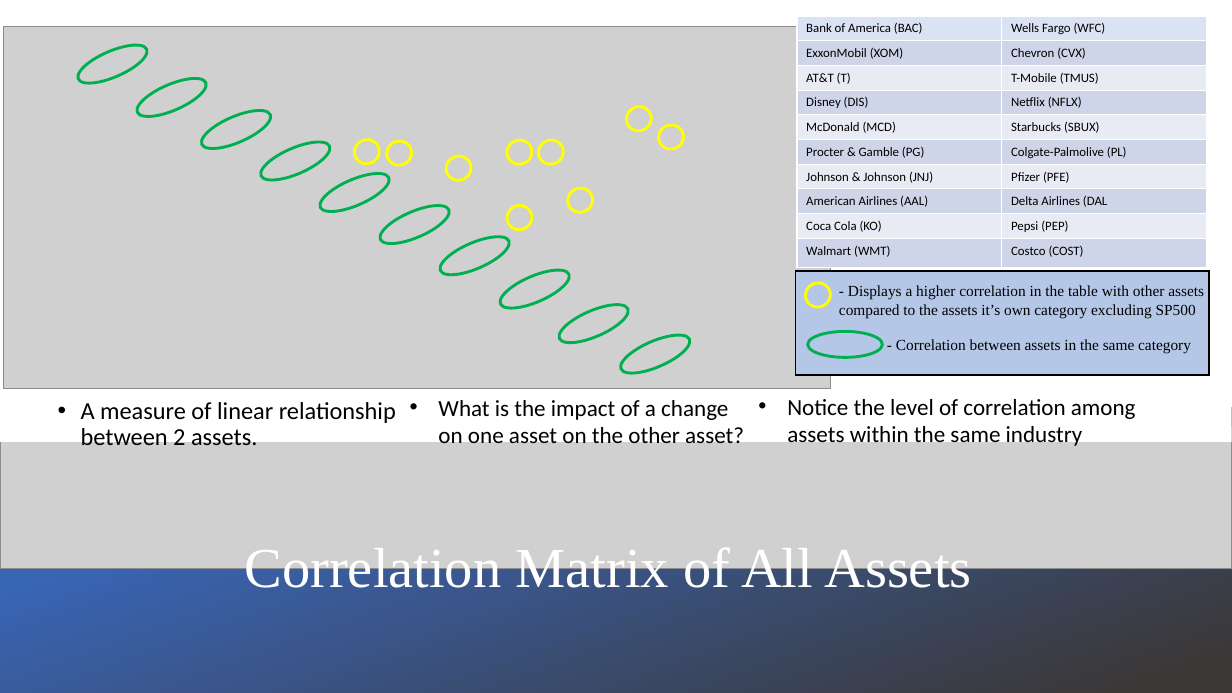
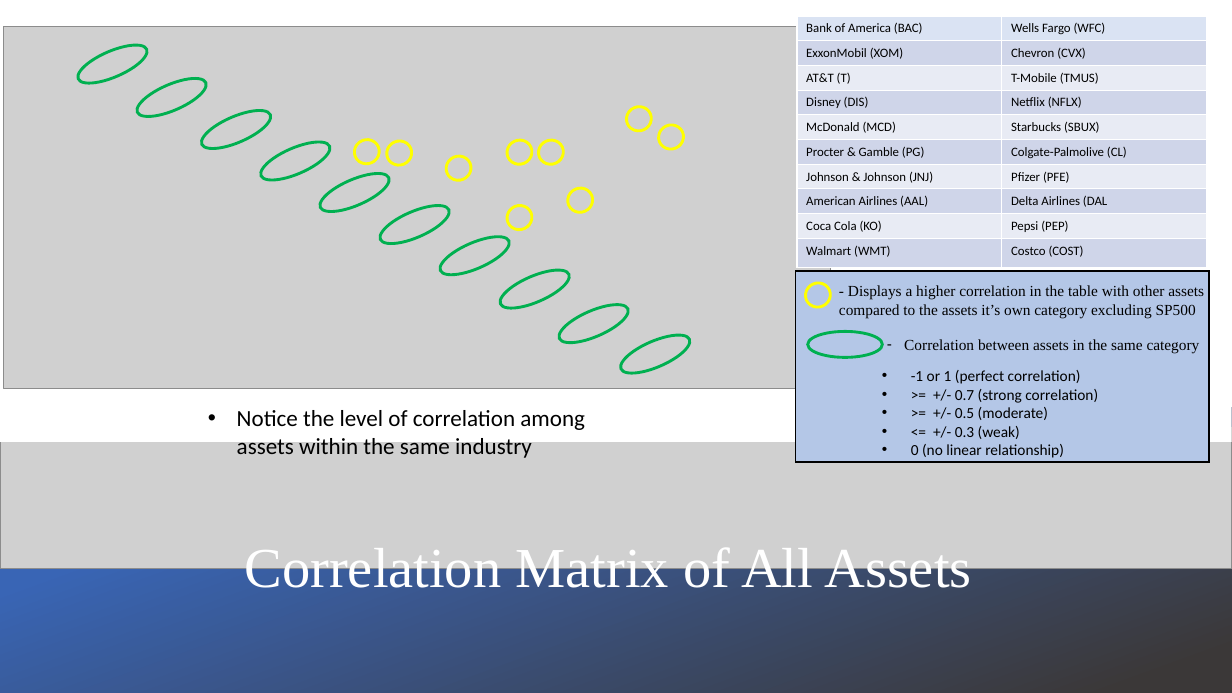
Before and after one commit to claybeaver/Group9_Project1, a slide deck: slide 10 of Final_Presentation.pptx. Drawn at 1232x693 pixels with LibreOffice and Linux fonts; fonts in the diff are those of the drawing; grey boxes stand for pictures. Boxes give left, top, right and bottom in pixels: in the first picture for what was removed or moved away, otherwise in the second. Text is boxed around its words. In the diff, an @@ line names an element or a change of style, - is before the commit and + after.

```diff
--- a/Final_Presentation.pptx
+++ b/Final_Presentation.pptx
@@ table at (798, 16, 1208, 267) @@
-row 6, column 2: Colgate-Palmolive (PL)
+row 6, column 2: Colgate-Palmolive (CL)
@@ rectangle: place and size @@
-rectangle at (796, 271, 1210, 374)
+rectangle at (796, 271, 1210, 462)
@@ text at (904, 339, 1200, 354): text changed @@
-- Correlation between assets in the same category
+– Correlation between assets in the same category
@@ text added at (911, 370, 1098, 458), 12 pt, text #000000 @@
+• -1 or 1 (perfect correlation)
+• >= +/- 0.7 (strong correlation)
+• >= +/- 0.5 (moderate)
+• <= +/- 0.3 (weak)
+• 0 (no linear relationship)
@@ text removed at (81, 402, 396, 445) @@
-• A measure of linear relationship between 2 assets.
@@ text "Notice the level of correlation ...": place and size @@
-text "Notice the level of correlation ..." at (787, 399, 1136, 446)
+text "Notice the level of correlation ..." at (237, 410, 585, 458)
@@ text removed at (438, 400, 744, 443) @@
-• What is the impact of a change on one asset on the other asset?
```
Also in this commit, not shown: 1 other slide changed.
